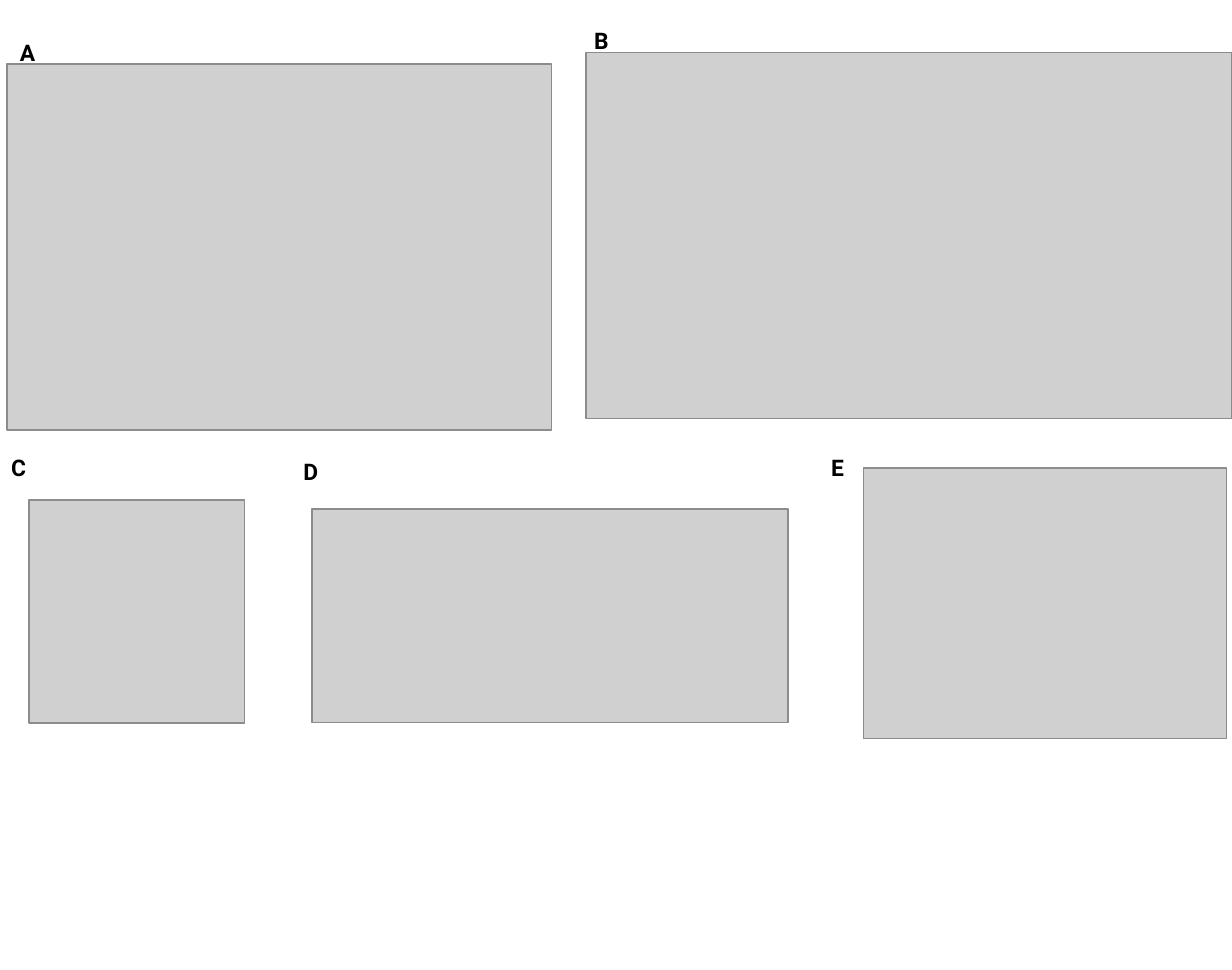
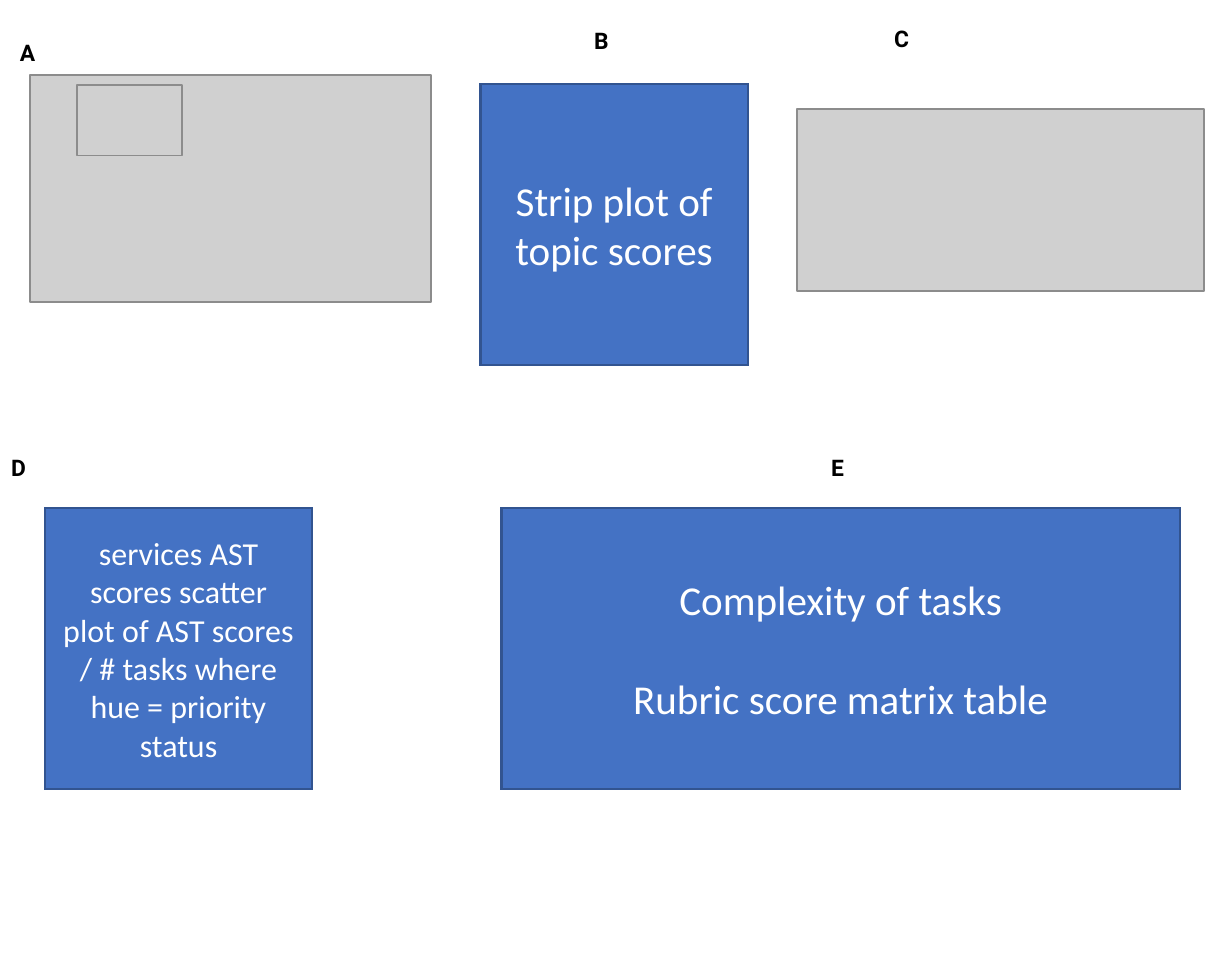
Before and after one commit to ai-for-public-services/structural-insights-into-uk-gov, a slide deck: slide 3 of reports/2023-desindex-figures-v2.pptx. Drawn at 1232x970 pixels with LibreOffice and Linux fonts; fonts in the diff are those of the drawing; grey boxes stand for pictures; background and template pictures are left out. Boxes give left, top, right and bottom in pixels: in the first picture for what was removed or moved away, otherwise in the second. Text is boxed around its words. In the diff, an @@ line names an element or a change of style, - is before the commit and + after.

```diff
--- a/reports/2023-desindex-figures-v2.pptx
+++ b/reports/2023-desindex-figures-v2.pptx
@@ text added at (x1=894, y1=30, x2=909, y2=48), 10 pt, text #000000, bold @@
+C
@@ picture resized from (x1=586, y1=53, x2=1232, y2=419) to (x1=30, y1=74, x2=430, y2=301) @@
@@ picture resized from (x1=7, y1=64, x2=552, y2=430) to (x1=77, y1=85, x2=182, y2=156) @@
@@ rectangle added at (x1=481, y1=84, x2=749, y2=365), fill #4472C4, outline #325491 1 pt, 18 pt, text #FFFFFF @@
+Strip plot of topic scores
@@ picture resized from (x1=312, y1=509, x2=788, y2=723) to (x1=797, y1=108, x2=1204, y2=291) @@
@@ text at (x1=11, y1=459, x2=26, y2=476): text changed @@
-C
+D
@@ text removed at (x1=303, y1=463, x2=318, y2=480) @@
-D
@@ picture removed at (x1=864, y1=468, x2=1227, y2=739) @@
@@ picture removed at (x1=30, y1=499, x2=245, y2=723) @@
@@ rectangle added at (x1=44, y1=508, x2=312, y2=788), fill #4472C4, outline #325491 1 pt, 14 pt, text #FFFFFF @@
+services AST scores scatter plot of AST scores / # tasks where hue = priority status
@@ rectangle added at (x1=501, y1=508, x2=1179, y2=788), fill #4472C4, outline #325491 1 pt, 18 pt, text #FFFFFF @@
+Complexity of tasks
+Rubric score matrix table
```
Also in this commit, not shown: 5 other files.
